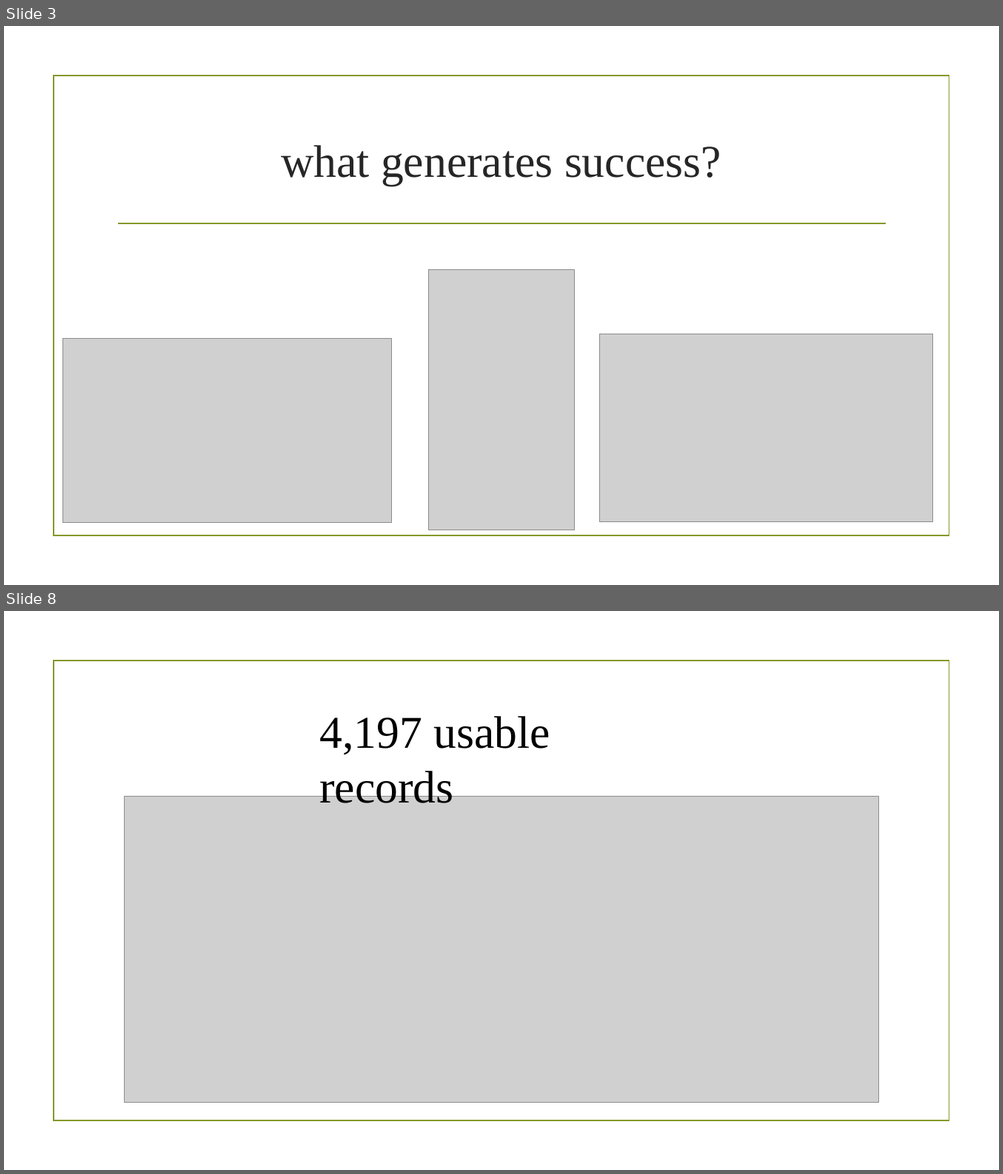
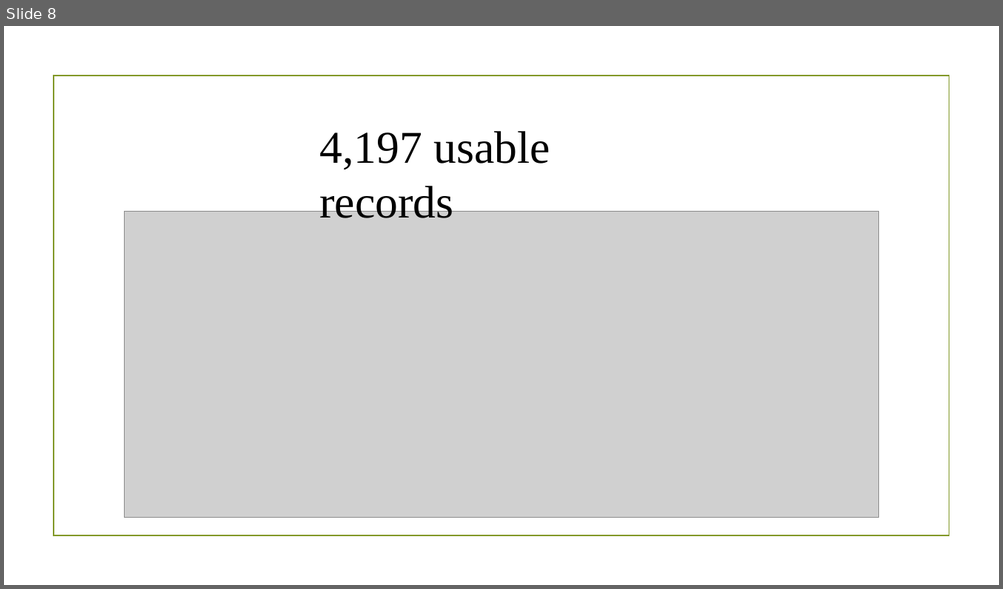
Before and after one commit to aarongalbraith/flatiron-phase1-project-redo, a slide deck: phase 1 project presentation.pptx. Shown one above the other, each under a label of ours: slides 3 and 8 before the commit, slide 8 after it; the slides between them are not shown. The pictures are 1003x1174 and 1003x589 pixels, drawn with LibreOffice and Linux fonts; fonts in the diff are those of the drawing; grey boxes stand for pictures; background and template pictures are left out. Boxes give left, top, right and bottom in pixels: in the first picture for what was removed or moved away, otherwise in the second. Text is boxed around its words. In the diff, an @@ line names an element or a change of style, - is before the commit and + after.

```diff
--- a/phase 1 project presentation.pptx
+++ b/phase 1 project presentation.pptx
@@ slide 3 removed at [4, 26, 999, 585], background picture (left out); not listed: 1 template element that a slide beside it also shows @@
@@ title removed at [281, 145, 721, 186] @@
-what generates success?
@@ line removed from (118, 224) to (885, 224) @@
@@ picture removed at [429, 270, 575, 531] @@
@@ picture removed at [600, 334, 933, 522] @@
@@ picture removed at [63, 338, 391, 523] @@
```
Also in this commit, not shown: 8 slides changed, 4 slides added.
